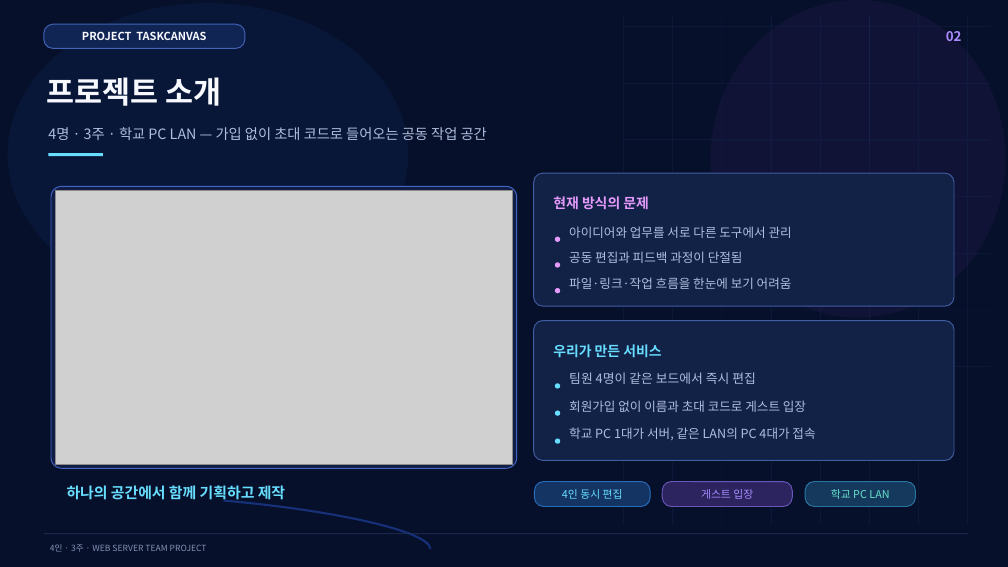
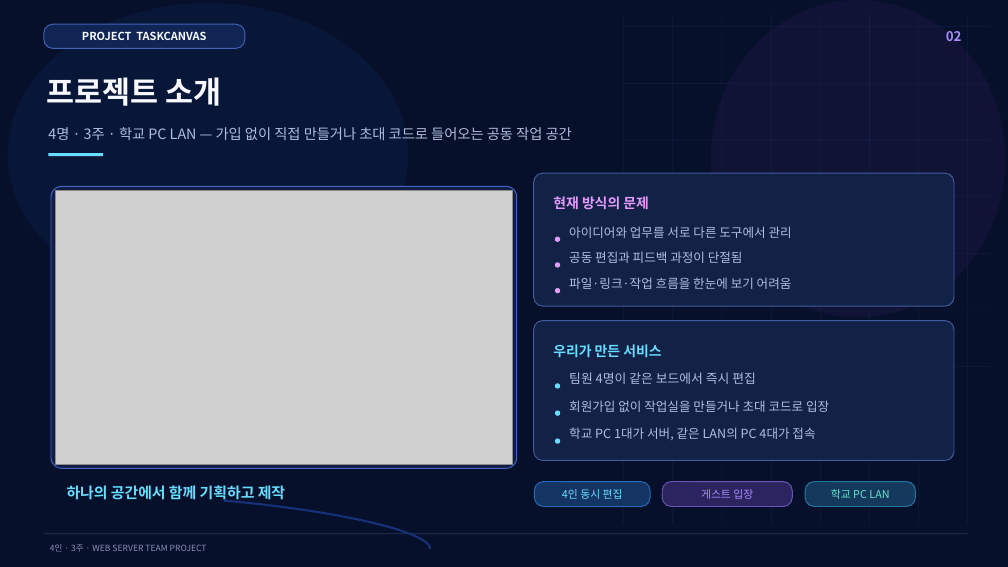
Before and after one commit to siwoo440/TaskCanvas, a slide deck: slide 2 of presentation/TaskCanvas_팀프로젝트_발표자료_14장.pptx. Drawn at 1008x567 pixels with LibreOffice and Linux fonts; fonts in the diff are those of the drawing; grey boxes stand for pictures. Boxes give left, top, right and bottom in pixels: in the first picture for what was removed or moved away, otherwise in the second. Text is boxed around its words. In the diff, an @@ line names an element or a change of style, - is before the commit and + after.

Commit message:
18일차 : 작업실 직접 만들기·재입장 코드·기능 카드 넘겨 보기
- 초대 코드 없이 이름과 작업실 이름만으로 작업실을 만들어 관리자로 입장하는 기능 추가
- 작업실 만들기 화면과 소개·입장 화면의 만들기 버튼 추가
- 만든 사람에게 한 번 보여 주는 재입장 전용 코드(내 코드) 추가
- 인원 제한 0 으로 발급하는 재입장 전용 초대 코드 추가
- 낮은 권한의 코드로 높은 권한 참여자의 이름을 쓰는 입장 거부 추가
- 관리자의 작업실 이름 변경 추가
- 작업실 직접 만들기를 끄는 서버 설정(ALLOW_WORKSPACE_CREATE) 추가
- 입장·작업실 만들기 요청 제한을 공용 모듈로 분리하고 거부된 입장도 세도록 수정
- 소개 페이지의 기능 6개를 좌우 화살표와 아래 점으로 넘겨 보는 그림 카드로 수정
- 업무 현황판에서 카드를 끄는 동안 다시 그리기로 끌기가 취소되던 문제 수정
- 작업실로 돌아온 직후 이전 연결 상태가 화면에 남던 문제 수정
- 수용 테스트에 작업실 직접 만들기 검사(AC27) 추가
- 캡처 스크립트에 기능 카드 넘기기·작업실 만들기·재입장 확인과 화면 2장 추가
- 화면 캡처 11장과 발표 자료의 2·3·13장 문구, 실제 화면 4장 수정
- 일정 문서의 이후 단계 계획 수정
- 기능 명세·사용 흐름·화면 구성·시스템 구조·데이터 모델·API·보안·배포 가이드·시연 대본 문서와 README 수정

```diff
--- a/presentation/TaskCanvas_팀프로젝트_발표자료_14장.pptx
+++ b/presentation/TaskCanvas_팀프로젝트_발표자료_14장.pptx
@@ text at (48, 127, 572, 140): text changed @@
-4명 · 3주 · 학교 PC LAN — 가입 없이 초대 코드로 들어오는 공동 작업 공간
+4명 · 3주 · 학교 PC LAN — 가입 없이 직접 만들거나 초대 코드로 들어오는 공동 작업 공간
@@ text at (569, 400, 829, 412): text changed @@
-회원가입 없이 이름과 초대 코드로 게스트 입장
+회원가입 없이 작업실을 만들거나 초대 코드로 입장
```
Also in this commit, not shown: 2 other slides changed, 45 other files.
